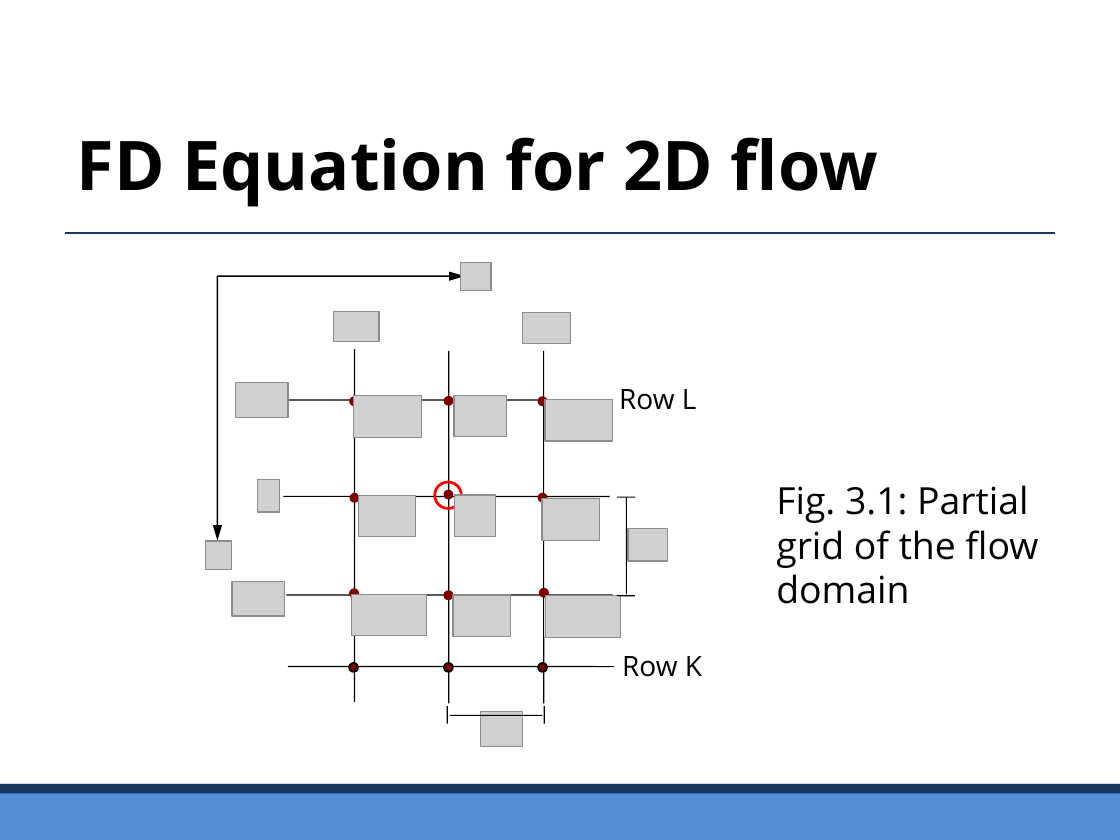
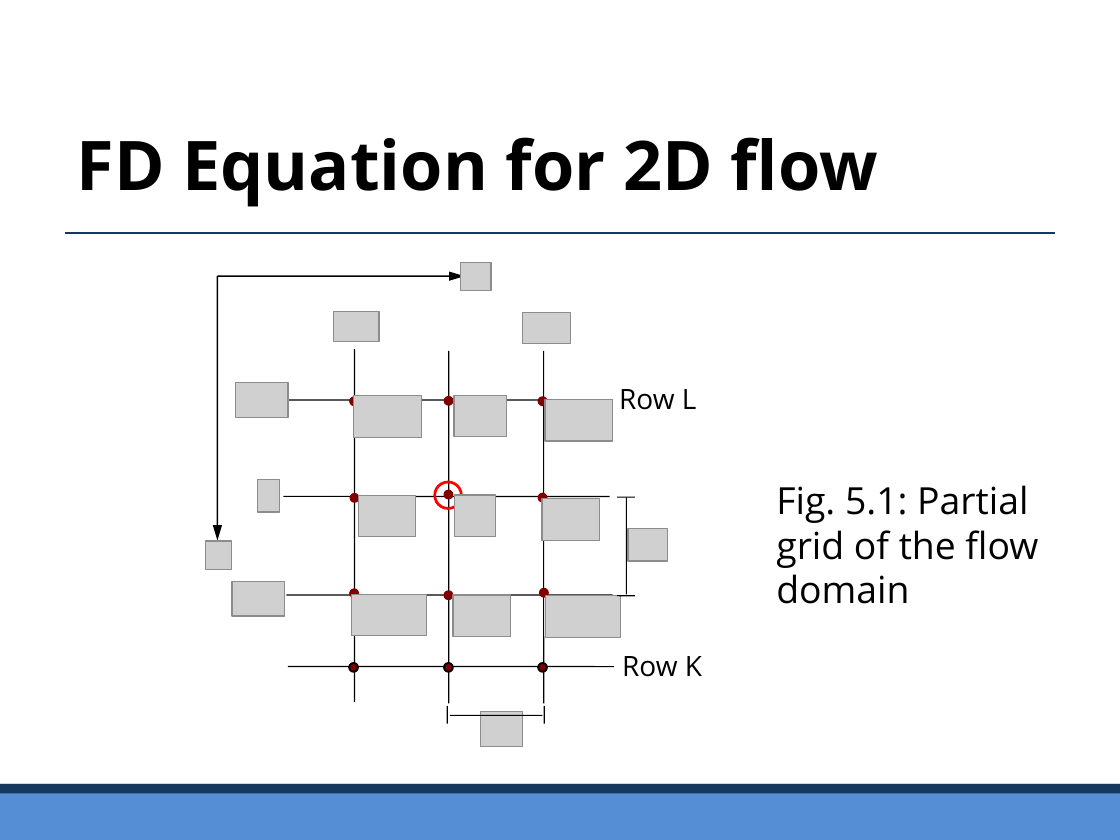
Before and after one commit to civilabs/computationalmethods, a slide deck: slide 3 of Handouts/Lecture 05.pptx. Drawn at 1120x840 pixels with LibreOffice and Linux fonts; fonts in the diff are those of the drawing; grey boxes stand for pictures; background and template pictures are left out. Boxes give left, top, right and bottom in pixels: in the first picture for what was removed or moved away, otherwise in the second. Text is boxed around its words. In the diff, an @@ line names an element or a change of style, - is before the commit and + after.

```diff
--- a/Handouts/Lecture 05.pptx
+++ b/Handouts/Lecture 05.pptx
@@ text at box(776, 485, 1038, 604): text changed @@
-Fig. 3.1: Partial grid of the flow domain
+Fig. 5.1: Partial grid of the flow domain
```
Also in this commit, not shown: 50 other files.
